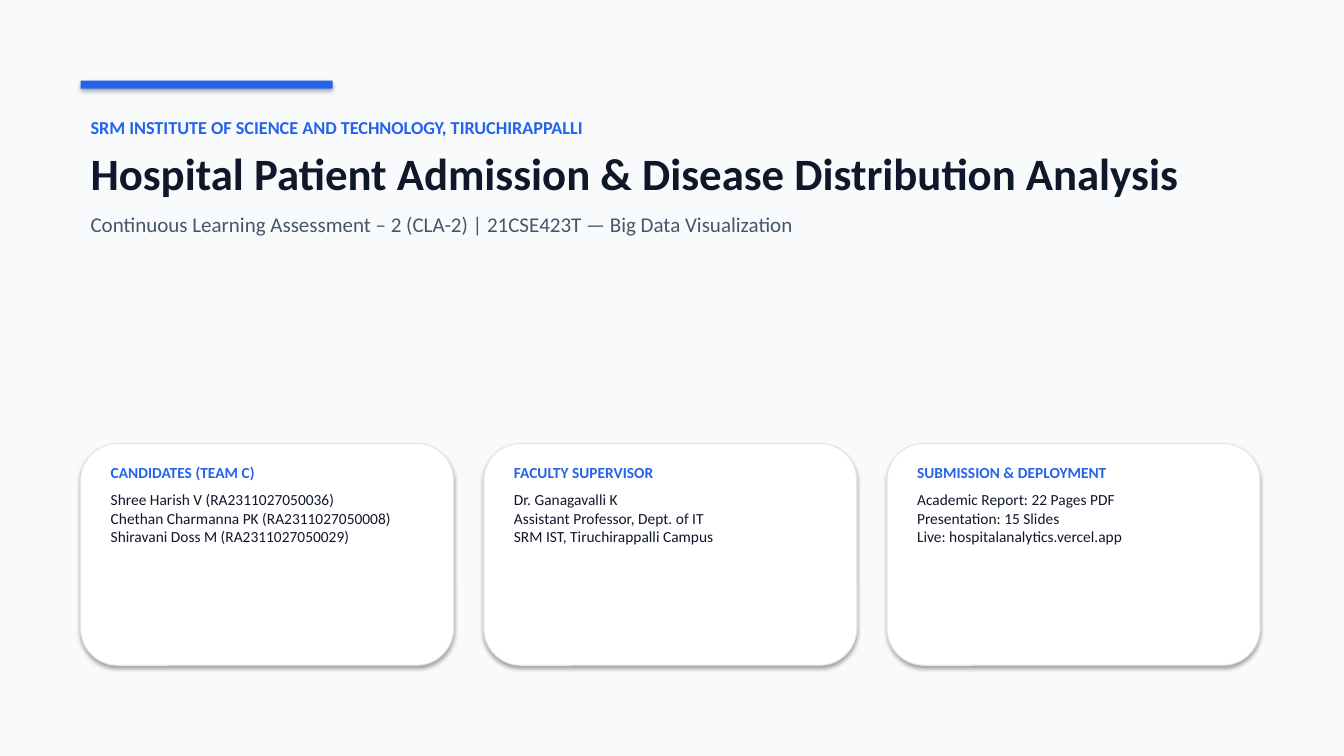
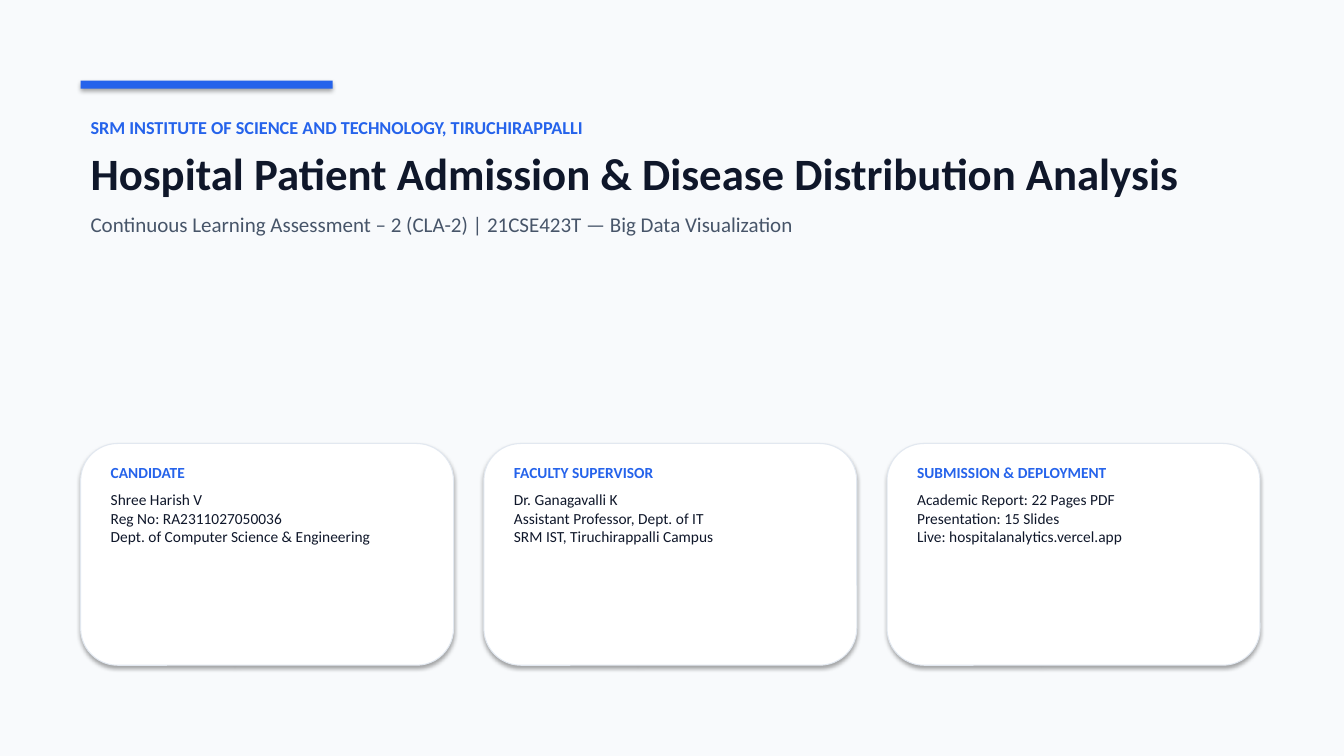
Before and after one commit to 000Shreeharish000/BDV-ASSIGNMENT, a slide deck: slide 1 of presentation/Hospital_Patient_Admission_Analysis_Presentation.pptx. Drawn at 1344x756 pixels with LibreOffice and Linux fonts; fonts in the diff are those of the drawing. Boxes give left, top, right and bottom in pixels: in the first picture for what was removed or moved away, otherwise in the second. Text is boxed around its words. In the diff, an @@ line names an element or a change of style, - is before the commit and + after.

Commit message:
refactor(authors): update candidate to SHREE HARISH V in PDF report and PPT presentation

```diff
--- a/presentation/Hospital_Patient_Admission_Analysis_Presentation.pptx
+++ b/presentation/Hospital_Patient_Admission_Analysis_Presentation.pptx
@@ text at [111, 468, 370, 545]: text changed @@
-CANDIDATES (TEAM C)
-Shree Harish V (RA2311027050036)
-Chethan Charmanna PK (RA2311027050008)
-Shiravani Doss M (RA2311027050029)
+CANDIDATE
+Shree Harish V
+Reg No: RA2311027050036
+Dept. of Computer Science & Engineering
```
Also in this commit, not shown: 8 other files.
